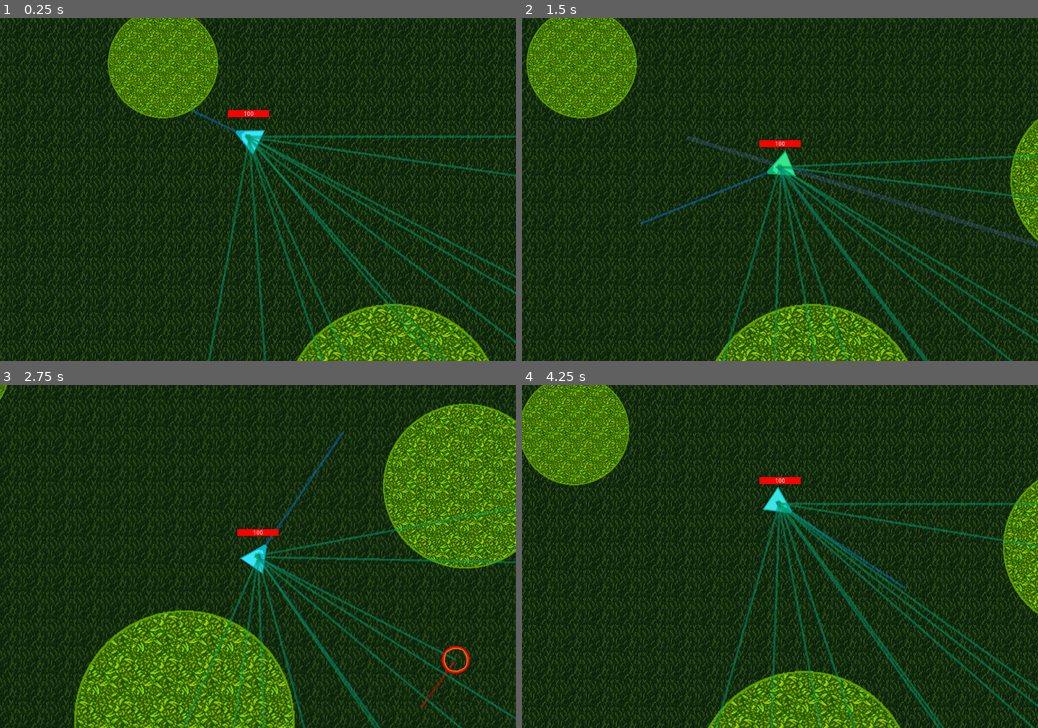
Above: before the commit, frames 1-4 (two rows, left to right).
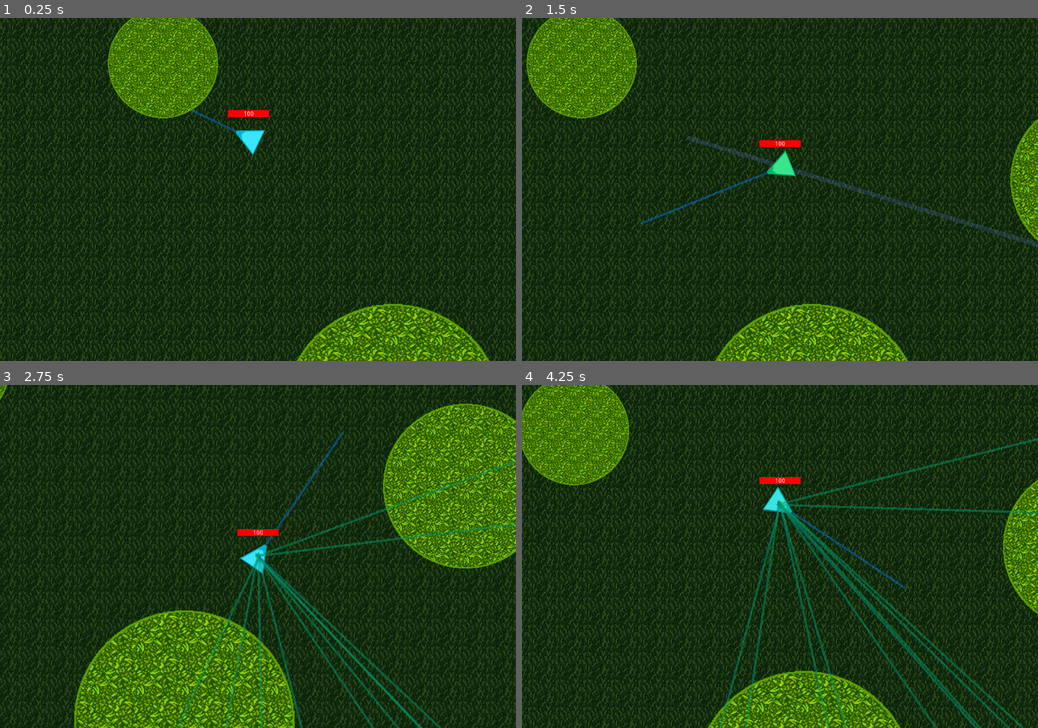
Above: after the commit, the same moments.

Repository: concernedsyndicate/AI
Game: Godot game, scene res://Scenes/MainScene.tscn
The game is run twice, just before and just after one commit, with the same random seed, the same clock (stepped at 60 frames per second) and the same inputs.
Inputs (mouse positions are in pixels of both pictures, inside the frame that each line leads up to):
- Up to frame 1 (0.25 s): no input
- Up to frame 2 (1.5 s): tap Enter at 0.5 s; move the mouse to (893, 172) at 0.52 s; hold Right (right) 0.53-1.28 s; hold Ctrl 0.53-1.28 s; click (893, 172) at 0.67 s; move the mouse to (676, 206) at 1.27 s; hold S (down) from 1.28 s (still down); tap Ctrl at 1.35 s
- Up to frame 3 (2.75 s): move the mouse to (309, 481) at 2.02 s; release S (down) at 2.03 s; hold Right (right) from 2.03 s (still down); hold Ctrl from 2.03 s (still down)
- Up to frame 4 (4.25 s): move the mouse to (754, 625) at 2.77 s; release Right (right) at 2.78 s; release Ctrl at 2.78 s; hold Up (up) 2.78-3.53 s; tap Ctrl at 2.85 s; click (754, 625) at 2.92 s; move the mouse to (934, 607) at 3.52 s; hold Left (left) from 3.53 s (still down); hold Ctrl from 3.53 s (still down)

The runs differ from the first frame. In frame 1, 3.5% of the frame differs, in the area x 40-100%, y 33-100%; in frame 2, 3.5%; in frame 3, 5.4%; in frame 4, 7.0%, in the area x 37-100%, y 15-100%.

Commit message:
Fixed wander, made vectors invisible if not holding CTRL

Diff:
--- a/Scenes/MainScene.tscn
+++ b/Scenes/MainScene.tscn
@@ -43,7 +43,6 @@
 collision_mask = 1
 constant_linear_velocity = Vector2( 0, 0 )
 constant_angular_velocity = 0.0
-physics_material_override = null
 script = ExtResource( 2 )
 _sections_unfolded = [ "Collision" ]
 bounds = Rect2( 0, 0, 3000, 3000 )
--- a/Scenes/TestScene.tscn
+++ b/Scenes/TestScene.tscn
@@ -43,7 +43,6 @@
 collision_mask = 1
 constant_linear_velocity = Vector2( 0, 0 )
 constant_angular_velocity = 0.0
-physics_material_override = null
 script = ExtResource( 2 )
 _sections_unfolded = [ "Collision" ]
 bounds = Rect2( 0, 0, 3000, 3000 )
--- a/Scripts/Monster.gd
+++ b/Scripts/Monster.gd
@@ -14,6 +14,7 @@
 func _ready():
 	speed = 0
 	max_speed = 130
+	rotation = randf() * PI*2
 
 	var theta = randf() * 2*PI
 	wander_target = Vector2(WANDER_RADIUS * cos(theta), WANDER_RADIUS * sin(theta))
@@ -25,8 +26,8 @@
 	#velocity += flee(target.position)
 	#velocity += arrive(target.position, 2)
 	#velocity += pursuit(target.position)
-#	velocity += obstacle_avoidance(get_tree().get_nodes_in_group("obstacles"))
 	velocity = (velocity + wander()).clamped(max_speed)
+	velocity += obstacle_avoidance(get_tree().get_nodes_in_group("obstacles"))
 	speed = velocity.length()
 	position += velocity * delta
 	#rotation = velocity.angle()
@@ -113,20 +114,21 @@
 
 		avoided = true #powoduje mniejsze skakanie obrotu, ale tak meh
 	elif !avoided:
-		return pursuit(target.position)
+		pass #meh meh
+#		return pursuit(target.position)
 	else:
 		avoided = false
 
 	return steering_force.rotated(rotation)
 
-const WANDER_RADIUS = 256
+const WANDER_RADIUS = 16
 const WANDER_DISTANCE = 256
-const WANDER_JITTER = 0.001
+const WANDER_JITTER = 16
 
 var wander_target
 
 func wander():
-	wander_target = (wander_target + Vector2(-1 + randf()*2 * WANDER_JITTER, -1 + randf()*2 * WANDER_JITTER)).normalized()
+	wander_target = (wander_target + Vector2((-1 + randf()*2) * WANDER_JITTER, (-1 + randf()*2) * WANDER_JITTER)).normalized()
 	wander_target *= WANDER_RADIUS
 	var target_local = wander_target + Vector2(WANDER_DISTANCE, 0)
 	return target_local.rotated(rotation)
@@ -138,11 +140,12 @@
 	var towards_obstacle = (obstacle.global_position - target.global_position).normalized()
 	return towards_obstacle * dist_away * obstacle.global_position
 
-func _draw(): #te wektory są niepotrzebne i przeszkadzają :/
-	draw_set_transform(Vector2(), -rotation, Vector2(1, 1))
-	draw_vector(Vector2(0,0), to_target_heading, Color(0, 0, 1, 0.3), 5)  # blue
-	draw_vector(Vector2(0,0), to_target, Color(0, 1, 0, 0.3), 5)  # green
-	draw_vector(Vector2(0,0), velocity, Color(1, 0, 0, 0.4), 5)  # red
+func _draw():
+	if Input.is_key_pressed(KEY_CONTROL):
+		draw_set_transform(Vector2(), -rotation, Vector2(1, 1))
+		draw_vector(Vector2(0,0), to_target_heading, Color(0, 0, 1, 0.3), 5)  # blue
+		draw_vector(Vector2(0,0), to_target, Color(0, 1, 0, 0.3), 5)  # green
+		draw_vector(Vector2(0,0), velocity, Color(1, 0, 0, 0.4), 5)  # red
 
 func draw_vector( origin, vector, color, arrow_size ):
 	if vector.length_squared() > 1:
